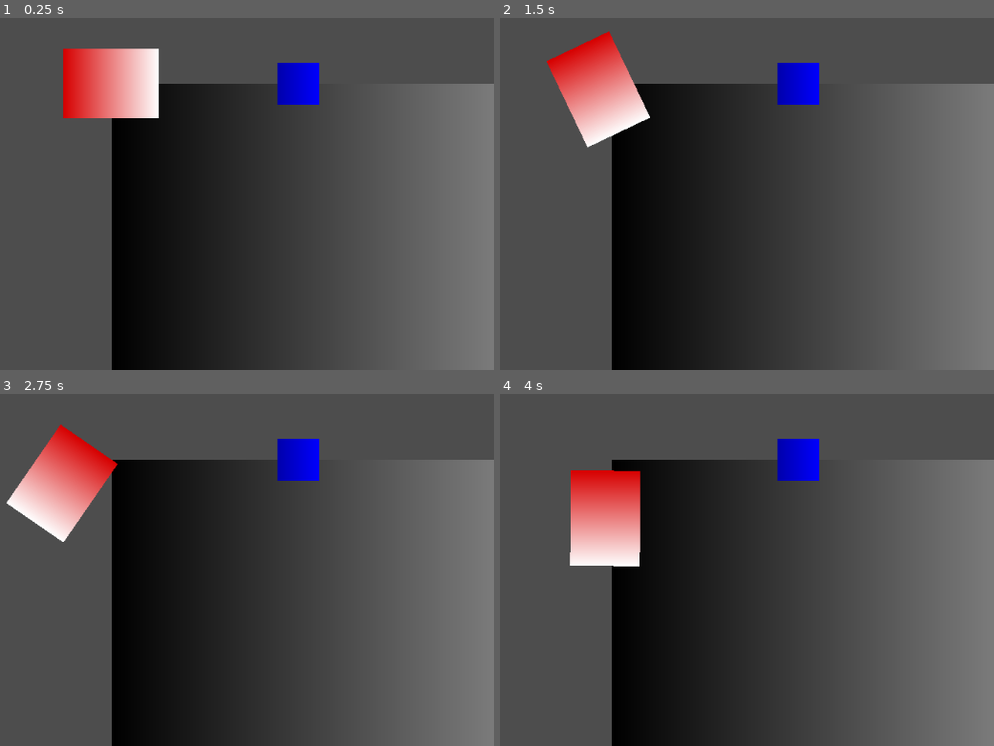
Above: before the commit, frames 1-4 (two rows, left to right).
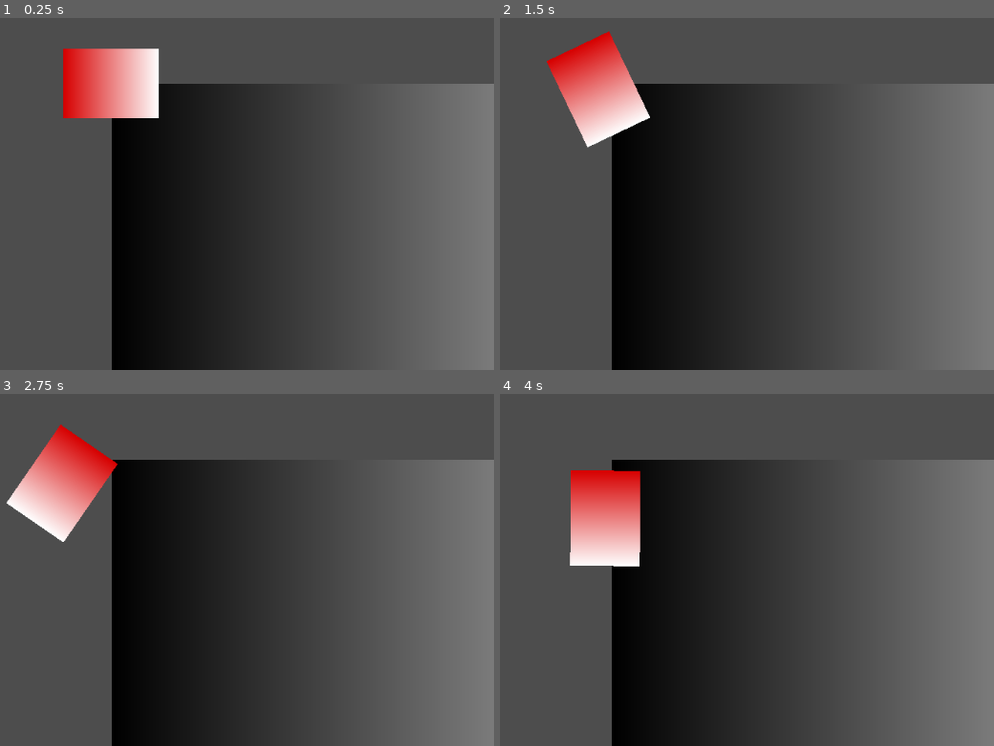
Above: after the commit, the same moments.

Repository: malceore/LD57
Game: Godot game, scene res://scenes/stealth_game/stealth_game.tscn
Two runs of this game, one before a commit and one after it. Both use one fixed random seed, a clock stepped at 60 frames per second and the inputs below. The project has no main scene, so this scene is started directly.
Inputs:
- Up to frame 1 (0.25 s): no input
- Up to frame 2 (1.5 s): tap Enter at 0.5 s; hold Right (right) 0.53-1.28 s; tap E (dive) at 0.6 s; tap Space (sonar, bound only after the commit) at 0.8, 1.35 s; hold S (down) from 1.28 s (still down)
- Up to frame 3 (2.75 s): tap E (dive) at 1.55, 2.1 s; release S (down) at 2.03 s; hold Right (right) from 2.03 s (still down); tap Space (sonar, bound only after the commit) at 2.3 s
- Up to frame 4 (4 s): release Right (right) at 2.78 s; hold W (up) 2.78-3.53 s; tap Space (sonar, bound only after the commit) at 2.85, 3.8 s; tap E (dive) at 3.05, 3.6 s; hold Left (left) from 3.53 s (still down)

The runs differ from the first frame. In frame 1, 1.0% of the frame differs, in the area x 56-65%, y 12-25%; in frame 2, 1.0%; in frame 3, 1.0%; in frame 4, 1.0%.

Commit message:
added sonar sweep that reveals dive spots temporarily

Diff:
--- a/project.godot
+++ b/project.godot
@@ -54,3 +54,8 @@
 "events": [Object(InputEventKey,"resource_local_to_scene":false,"resource_name":"","device":-1,"window_id":0,"alt_press …(192 unchanged characters)…
 ]
 }
+sonar={
+"deadzone": 0.2,
+"events": [Object(InputEventKey,"resource_local_to_scene":false,"resource_name":"","device":-1,"window_id":0,"alt_pressed":false,"shift_pressed":false,"ctrl_pressed":false,"meta_pressed":false,"pressed":false,"keycode":0,"physical_keycode":32,"key_label":0,"unicode":32,"location":0,"echo":false,"script":null)
+]
+}
--- a/scenes/stealth_game/dive_spot/dive_spot.gd
+++ b/scenes/stealth_game/dive_spot/dive_spot.gd
@@ -8,3 +8,10 @@
 func _on_body_exited(body: Node2D) -> void:
 	if(body.has_method("exited_area")):
 		body.exited_area(self)
+
+func reveal_spot():
+	$Sprite2D.show()
+	$Timer.start()
+
+func _on_timer_timeout() -> void:
+	$Sprite2D.hide()
--- a/scenes/stealth_game/dive_spot/dive_spot.tscn
+++ b/scenes/stealth_game/dive_spot/dive_spot.tscn
@@ -18,9 +18,14 @@
 shape = SubResource("CircleShape2D_ipj4b")
 
 [node name="Sprite2D" type="Sprite2D" parent="."]
+visible = false
 position = Vector2(0, 1.96695e-06)
 scale = Vector2(0.21875, 56)
 texture = SubResource("GradientTexture1D_3lwl4")
 
+[node name="Timer" type="Timer" parent="."]
+one_shot = true
+
 [connection signal="body_entered" from="." to="." method="_on_body_entered"]
 [connection signal="body_exited" from="." to="." method="_on_body_exited"]
+[connection signal="timeout" from="Timer" to="." method="_on_timer_timeout"]
--- a/scenes/stealth_game/ship.gd
+++ b/scenes/stealth_game/ship.gd
@@ -11,6 +11,8 @@
 
 	if Input.is_action_just_pressed("dive"):
 		attempt_dive()
+	if Input.is_action_just_pressed("sonar"):
+		attempt_sonar_sweep()
 
 	if Input.is_action_pressed("up"):
 		move_direction += Vector2.UP
@@ -42,3 +44,8 @@
 	if(current_area == null):
 		return
 	print("Diving!")
+
+func attempt_sonar_sweep():
+	var dive_spots = $sonar.get_overlapping_areas()
+	for spot in dive_spots:
+		spot.reveal_spot()
--- a/scenes/stealth_game/stealth_game.tscn
+++ b/scenes/stealth_game/stealth_game.tscn
@@ -16,6 +16,9 @@
 width = 128
 
 [sub_resource type="RectangleShape2D" id="RectangleShape2D_7o2pb"]
+
+[sub_resource type="CircleShape2D" id="CircleShape2D_hikq7"]
+radius = 200.0
 
 [node name="stealth_game" type="Node2D"]
 
@@ -39,5 +42,10 @@
 [node name="CollisionShape2D" type="CollisionShape2D" parent="ship"]
 shape = SubResource("RectangleShape2D_7o2pb")
 
+[node name="sonar" type="Area2D" parent="ship"]
+
+[node name="CollisionShape2D" type="CollisionShape2D" parent="ship/sonar"]
+shape = SubResource("CircleShape2D_hikq7")
+
 [node name="dive_spot" parent="." instance=ExtResource("2_hikq7")]
 position = Vector2(250, 0)
Not shown: 1 places in scenes/stealth_game/stealth_game.tscn that only renumber resources
